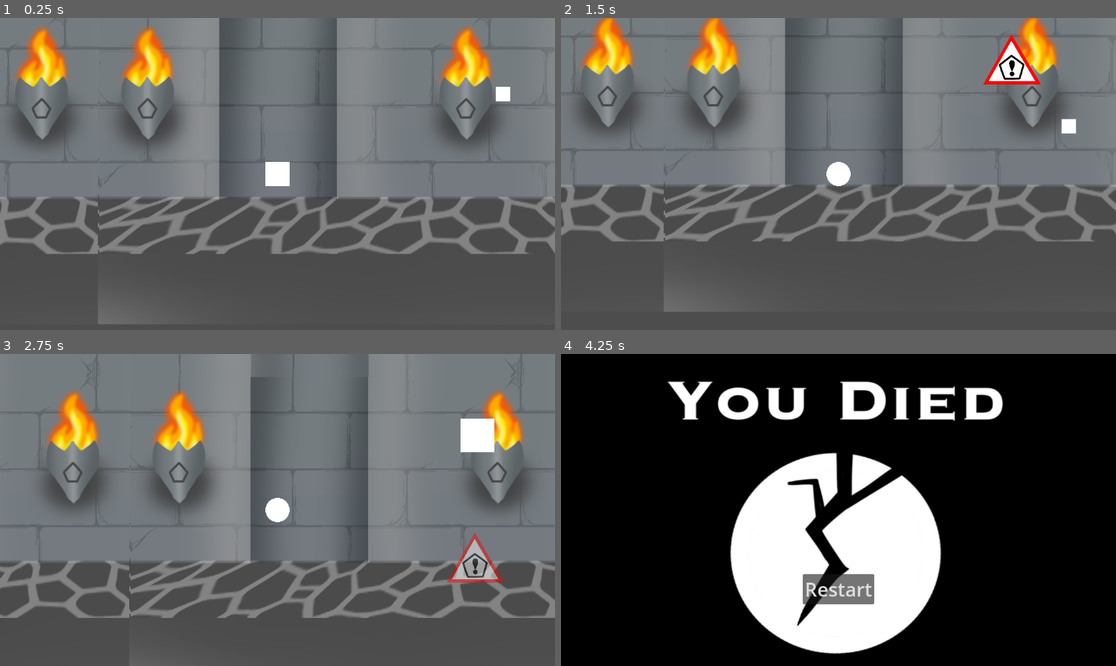
Above: before the commit, frames 1-4 (two rows, left to right).
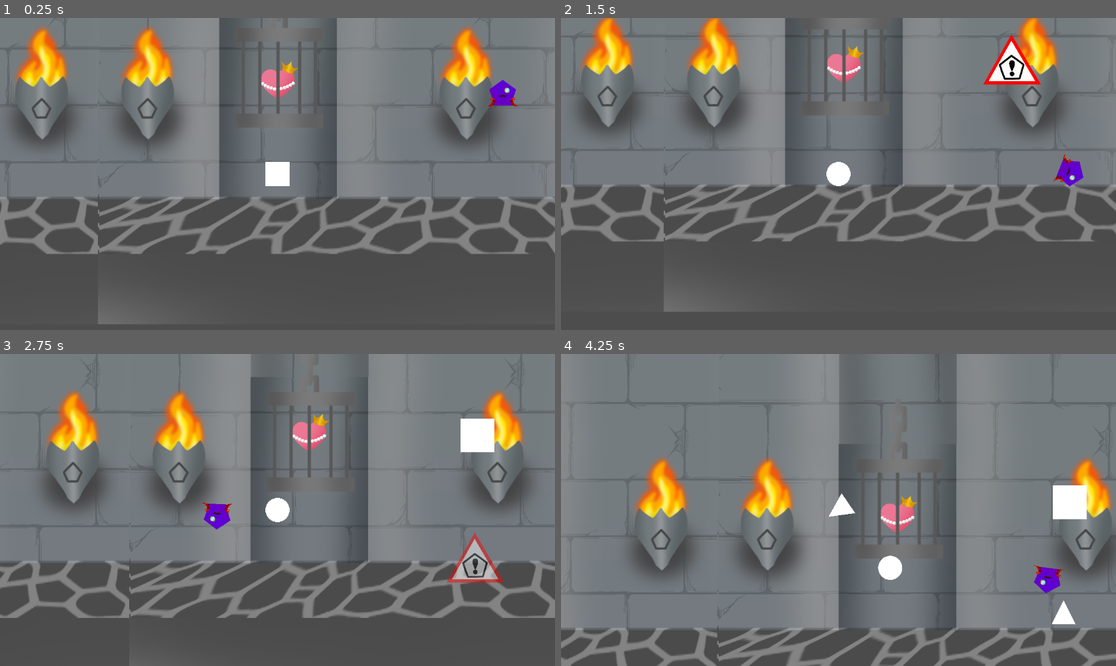
Above: after the commit, the same moments.

Repository: vmaye002-debug/shape-shifter
Game: Godot game, scene res://BossLevel.tscn
Two runs of this game, one before a commit and one after it. Both use one fixed random seed, a clock stepped at 60 frames per second and the inputs below. This scene is started directly instead of the project's main scene.
Inputs:
- Up to frame 1 (0.25 s): no input
- Up to frame 2 (1.5 s): hold D (right) 0.53-1.28 s; hold Space (space) 0.53-1.28 s; hold A (left) from 1.28 s (still down); tap 3 (circle) at 1.35 s
- Up to frame 3 (2.75 s): tap Space (space) at 1.55 s; release A (left) at 2.03 s; hold D (right) from 2.03 s (still down); hold Space (space) from 2.03 s (still down)
- Up to frame 4 (4.25 s): release Space (space) at 2.78 s; tap 1 (square) at 2.85 s; tap Space (space) at 3.05, 3.8 s; release D (right) at 3.53 s; hold A (left) from 3.53 s (still down); hold 2 (triangle) from 3.53 s (still down)

The runs differ from the first frame. In frame 1, 1.1% of the frame differs, in the area x 46-94%, y 0-31%; in frame 2, 1.2%; in frame 3, 1.1%; in frame 4, 99%, in the area x 0-100%, y 0-100%.

Commit message:
boss shsiettt

Diff:
--- a/BossLevel.tscn
+++ b/BossLevel.tscn
@@ -1,11 +1,15 @@
-[gd_scene load_steps=9 format=3 uid="uid://crngtnpxtq2w2"]
+[gd_scene load_steps=14 format=3 uid="uid://crngtnpxtq2w2"]
 
 [ext_resource type="Texture2D" uid="uid://bfr1eqm5jmeyi" path="res://IMG_1307.PNG" id="1_0twmt"]
+[ext_resource type="Script" uid="uid://begbt55gom54g" path="res://boss_level.gd" id="1_3cqon"]
 [ext_resource type="Texture2D" uid="uid://m17guwhnxrxw" path="res://IMG_1306.PNG" id="2_prt80"]
 [ext_resource type="Texture2D" uid="uid://cmcv4sko4s8s1" path="res://IMG_1305.PNG" id="3_p84dd"]
 [ext_resource type="PackedScene" uid="uid://u68ncujljw17" path="res://boss_pentagon.tscn" id="4_7b2gy"]
 [ext_resource type="PackedScene" uid="uid://d3g3ui2j3sigp" path="res://Player.tscn" id="5_hu5q4"]
 [ext_resource type="PackedScene" uid="uid://btfkwalfpjbyr" path="res://warning.tscn" id="6_prt80"]
+[ext_resource type="Texture2D" uid="uid://tnm6rbmarybj" path="res://Circle Enemy/Princess Heart.png" id="7_hu5q4"]
+[ext_resource type="Script" uid="uid://f3h1i70orpue" path="res://princess_heart.gd" id="8_3cqon"]
+[ext_resource type="Texture2D" uid="uid://pnna6o4evf2q" path="res://Circle Enemy/Cage.png" id="9_mrcxj"]
 
 [sub_resource type="RectangleShape2D" id="RectangleShape2D_3cqon"]
 size = Vector2(1498.5, 155)
@@ -13,7 +17,11 @@
 [sub_resource type="RectangleShape2D" id="RectangleShape2D_mrcxj"]
 size = Vector2(150, 829)
 
+[sub_resource type="RectangleShape2D" id="RectangleShape2D_hu5q4"]
+size = Vector2(2000, 77)
+
 [node name="BossLevel" type="Node2D"]
+script = ExtResource("1_3cqon")
 
 [node name="Triangle" type="ReferenceRect" parent="."]
 offset_left = 52.0
@@ -80,10 +88,26 @@
 [node name="Player" parent="StaticBody2D" instance=ExtResource("5_hu5q4")]
 position = Vector2(369, 442)
 
+[node name="CollisionShape2D4" type="CollisionShape2D" parent="StaticBody2D"]
+position = Vector2(805, 120)
+shape = SubResource("RectangleShape2D_hu5q4")
+
 [node name="cant COUNT this boss" parent="." node_paths=PackedStringArray("triangle_area", "square_area") instance=ExtResource("4_7b2gy")]
 position = Vector2(837, 460)
-health = 4
+health = 2
 spawn_rate = 1.0
 warning_scene = ExtResource("6_prt80")
 triangle_area = NodePath("../Triangle")
 square_area = NodePath("../Square")
+
+[node name="PrincessHeart" type="Sprite2D" parent="."]
+position = Vector2(312, 268)
+scale = Vector2(0.13, 0.13)
+texture = ExtResource("7_hu5q4")
+script = ExtResource("8_3cqon")
+
+[node name="Cage" type="Sprite2D" parent="."]
+position = Vector2(71, 292)
+texture = ExtResource("9_mrcxj")
+
+[connection signal="died" from="cant COUNT this boss" to="." method="_on_cant_count_this_boss_died"]
--- /dev/null
+++ b/boss_level.gd
@@ -0,0 +1,15 @@
+extends Node2D
+
+
+# Called when the node enters the scene tree for the first time.
+func _ready() -> void:
+	pass # Replace with function body.
+
+
+# Called every frame. 'delta' is the elapsed time since the previous frame.
+func _process(delta: float) -> void:
+	pass
+
+
+func _on_cant_count_this_boss_died() -> void:
+	pass # Replace with function body.
--- a/boss_pentagon.gd
+++ b/boss_pentagon.gd
@@ -13,7 +13,9 @@
 var sq_scene = preload("res://enemy_square.tscn")
 var circle_scene = preload("res://Circle Enemy/circle_enemy.tscn")
 
-# NEW: Track invulnerability state
+signal died
+
+
 var is_invulnerable: bool = false
 
 func _ready() -> void:
@@ -31,44 +33,41 @@
 
 func _on_collision(body: Node) -> void:
 	if body.is_in_group("Player"):
-		# If we are currently invulnerable, ignore the hit
+
 		if is_invulnerable:
 			return
 
-		# REMOVED: The height check (global_position.y < global_position.y - 10)
-		# ADDED: Damage logic for any collision form
+
 		health -= 1
 
-		# ADDED: Fling the boss away from the player
 		var direction_away = (global_position - body.global_position).normalized()
-		# Apply a strong impulse in that direction.
-		# We add a slight upward force (-0.2 Y) to ensure it arcs through the air
-		# rather than sliding on the ground.
+
 		apply_impulse((direction_away + Vector2(0, -0.2)).normalized() * 1500)
 
 		if health <= 0:
+			emit_signal("died")
 			queue_free()
 		else:
-			# ADDED: Start Invulnerability Timer
+
 			_start_invulnerability()
 
-		return # Stop processing the rest of the function (movement logic)
+		return
 
-	# Normal movement logic for when hitting walls/floor
+
 	if randf() < 0.25:
 		_roll_towards_player()
 	else:
 		var dir = Vector2(randf_range(-1, 1), -0.5).normalized()
 		apply_impulse(dir * jump_force)
 
-# NEW: Handle invulnerability cooldown and visuals
+
 func _start_invulnerability() -> void:
 	is_invulnerable = true
-	modulate.a = 0.5 # Visual feedback: Make boss semi-transparent
+	modulate.a = 0.5
 
 	await get_tree().create_timer(1.0).timeout
 
-	modulate.a = 1.0 # Reset transparency
+	modulate.a = 1.0
 	is_invulnerable = false
 
 func _roll_towards_player() -> void:
--- a/boss_pentagon.tscn
+++ b/boss_pentagon.tscn
@@ -1,9 +1,7 @@
 [gd_scene load_steps=3 format=3 uid="uid://u68ncujljw17"]
 
 [ext_resource type="Script" uid="uid://2t2cthiu7owv" path="res://boss_pentagon.gd" id="1_gfht3"]
-
-[sub_resource type="QuadMesh" id="QuadMesh_hvvpq"]
-size = Vector2(30, 30)
+[ext_resource type="Texture2D" uid="uid://cqprmxlhutohs" path="res://Circle Enemy/Count Pentagon.png" id="2_p7w31"]
 
 [node name="cant COUNT this boss" type="RigidBody2D"]
 script = ExtResource("1_gfht3")
@@ -11,10 +9,12 @@
 [node name="CollisionPolygon2D" type="CollisionPolygon2D" parent="."]
 polygon = PackedVector2Array(0, -25, -23.78, -7.73, -14.69, 20.23, 14.69, 20.23, 23.78, -7.73)
 
-[node name="MeshInstance2D" type="MeshInstance2D" parent="CollisionPolygon2D"]
-mesh = SubResource("QuadMesh_hvvpq")
-
 [node name="Area2D" type="Area2D" parent="."]
 
 [node name="CollisionPolygon2D" type="CollisionPolygon2D" parent="Area2D"]
 polygon = PackedVector2Array(0, -30, -28.53, -9.27, -17.63, 24.27, 17.63, 24.27, 17.63, 24.27, 28.53, -9.27)
+
+[node name="CountPentagon" type="Sprite2D" parent="."]
+position = Vector2(55, -2)
+scale = Vector2(0.09952301, 0.09952301)
+texture = ExtResource("2_p7w31")
--- /dev/null
+++ b/princess_heart.gd
@@ -0,0 +1,19 @@
+extends Sprite2D
+
+const FLOAT_DISTANCE: float = 20.0
+const FLOAT_SPEED: float = 2.0
+
+var _start_y: float = 0.0
+var _time_elapsed: float = 0.0
+
+func _ready() -> void:
+	_start_y = position.y
+	pass
+
+
+func _process(delta: float) -> void:
+	_time_elapsed += delta
+
+	var offset_y: float = sin(_time_elapsed * FLOAT_SPEED) * FLOAT_DISTANCE
+
+	position.y = _start_y + offset_y
--- a/project.godot
+++ b/project.godot
@@ -69,3 +69,8 @@
 "events": [Object(InputEventKey,"resource_local_to_scene":false,"resource_name":"","device":-1,"window_id":0,"alt_press …(191 unchanged characters)…
 ]
 }
+
+[rendering]
+
+anti_aliasing/quality/msaa_2d=1
+anti_aliasing/quality/screen_space_aa=1
Not shown, added: boss_level.gd.uid
Not shown, added: princess_heart.gd.uid
